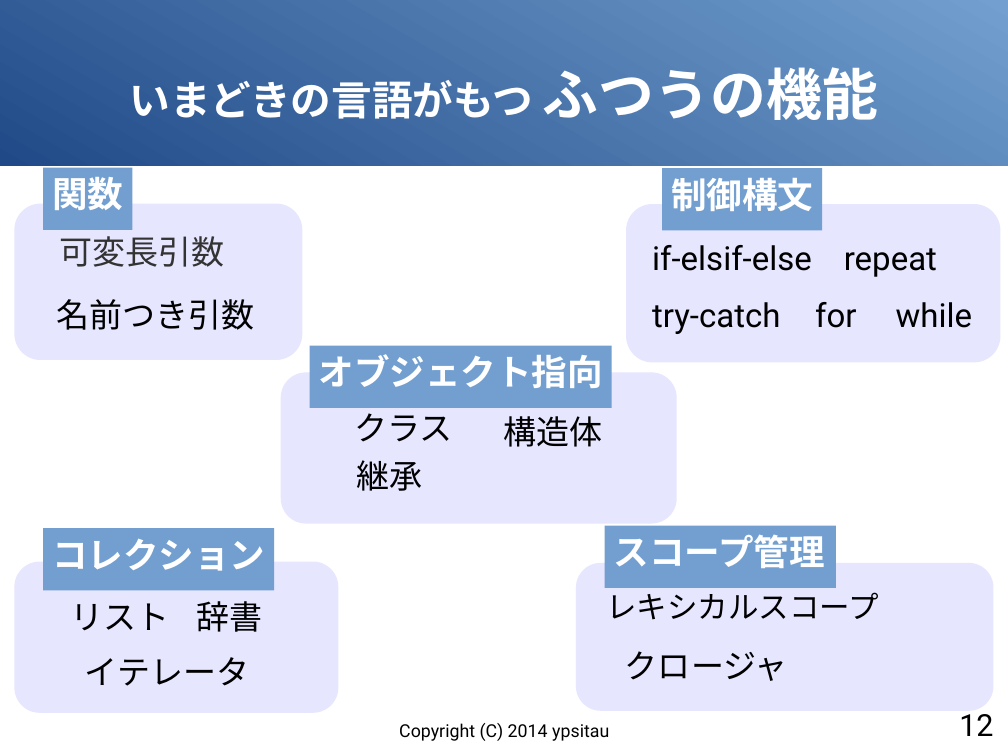
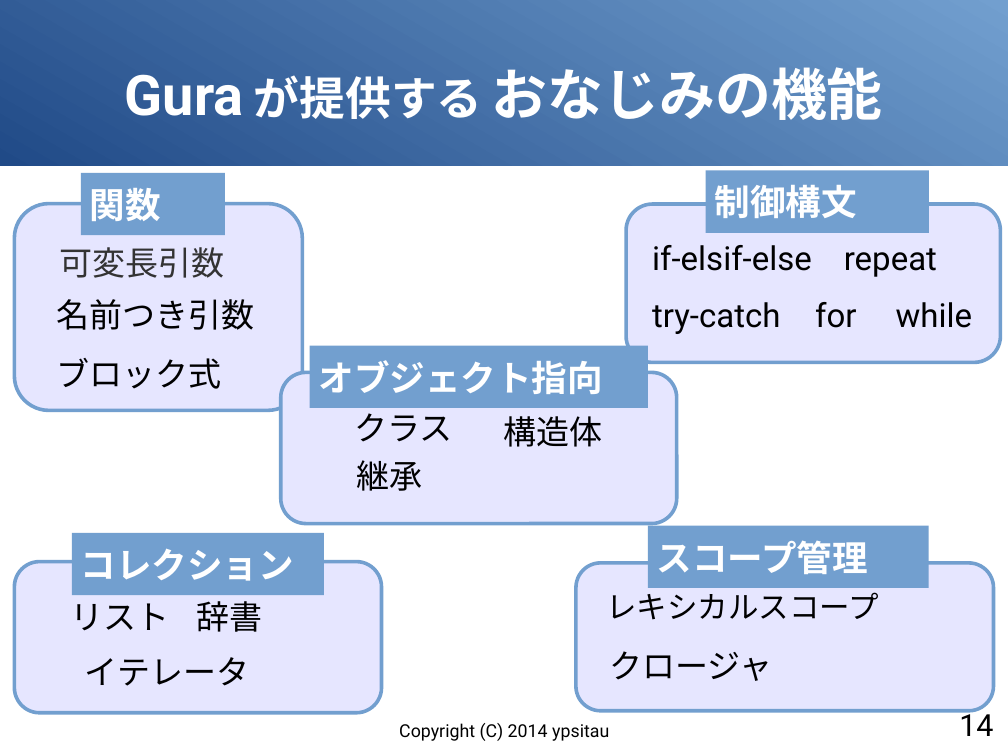
Before and after one commit to gura-lang/gura-doc, a slide deck: slide 14 of presentation/gura-introduction.odp (slide 12 before the commit). Drawn at 1008x756 pixels with LibreOffice and Linux fonts; fonts in the diff are those of the drawing. Boxes give left, top, right and bottom in pixels: in the first picture for what was removed or moved away, otherwise in the second. Text is boxed around its words. In the diff, an @@ line names an element or a change of style, - is before the commit and + after.

```diff
--- a/presentation/gura-introduction.odp
+++ b/presentation/gura-introduction.odp
@@ title at [125,67,883,120]: text changed; size 32 to 44 pt @@
-いまどきの言語がもつ ふつうの機能
+Gura が提供する おなじみの機能
@@ vertical alignment top to middle in 5 elements at [310,346,649,408], [72,533,325,595], [649,526,929,588], [706,170,929,232], [81,173,225,235] @@
@@ rectangle "関数": place and size @@
-rectangle "関数" at [43,167,132,230]
+rectangle "関数" at [81,173,225,235]
@@ rectangle "制御構文": place and size @@
-rectangle "制御構文" at [662,168,822,231]
+rectangle "制御構文" at [706,170,929,232]
@@ outline none to #729FCF 2.83 pt in 5 elements at [576,563,994,712], [627,204,1001,362], [281,372,677,523], [15,562,382,713], [15,204,303,411] @@
@@ rounded rectangle: place and size @@
-rounded rectangle at [15,204,303,360]
+rounded rectangle at [15,204,303,411]
@@ text "可変長引数": place and size @@
-text "可変長引数" at [59,236,224,267]
+text "可変長引数" at [59,247,224,278]
@@ text added at [56,358,221,389], 26 pt, text #000000 @@
+ブロック式
@@ rectangle "オブジェクト指向": place and size @@
-rectangle "オブジェクト指向" at [310,346,612,408]
+rectangle "オブジェクト指向" at [310,346,649,408]
@@ rectangle "コレクション": place and size @@
-rectangle "コレクション" at [43,528,274,590]
+rectangle "コレクション" at [72,533,325,595]
@@ rectangle "スコープ管理": place and size @@
-rectangle "スコープ管理" at [605,526,836,588]
+rectangle "スコープ管理" at [649,526,929,588]
@@ rounded rectangle: place and size @@
-rounded rectangle at [15,562,338,713]
+rounded rectangle at [15,562,382,713]
@@ text "クロージャ": place and size @@
-text "クロージャ" at [625,651,788,681]
+text "クロージャ" at [609,651,772,681]
@@ page number at [959,708,993,736]: text changed @@
-12
+14
```
Also in this commit, not shown: 14 other slides changed, 3 slides added, 3 slides removed.
